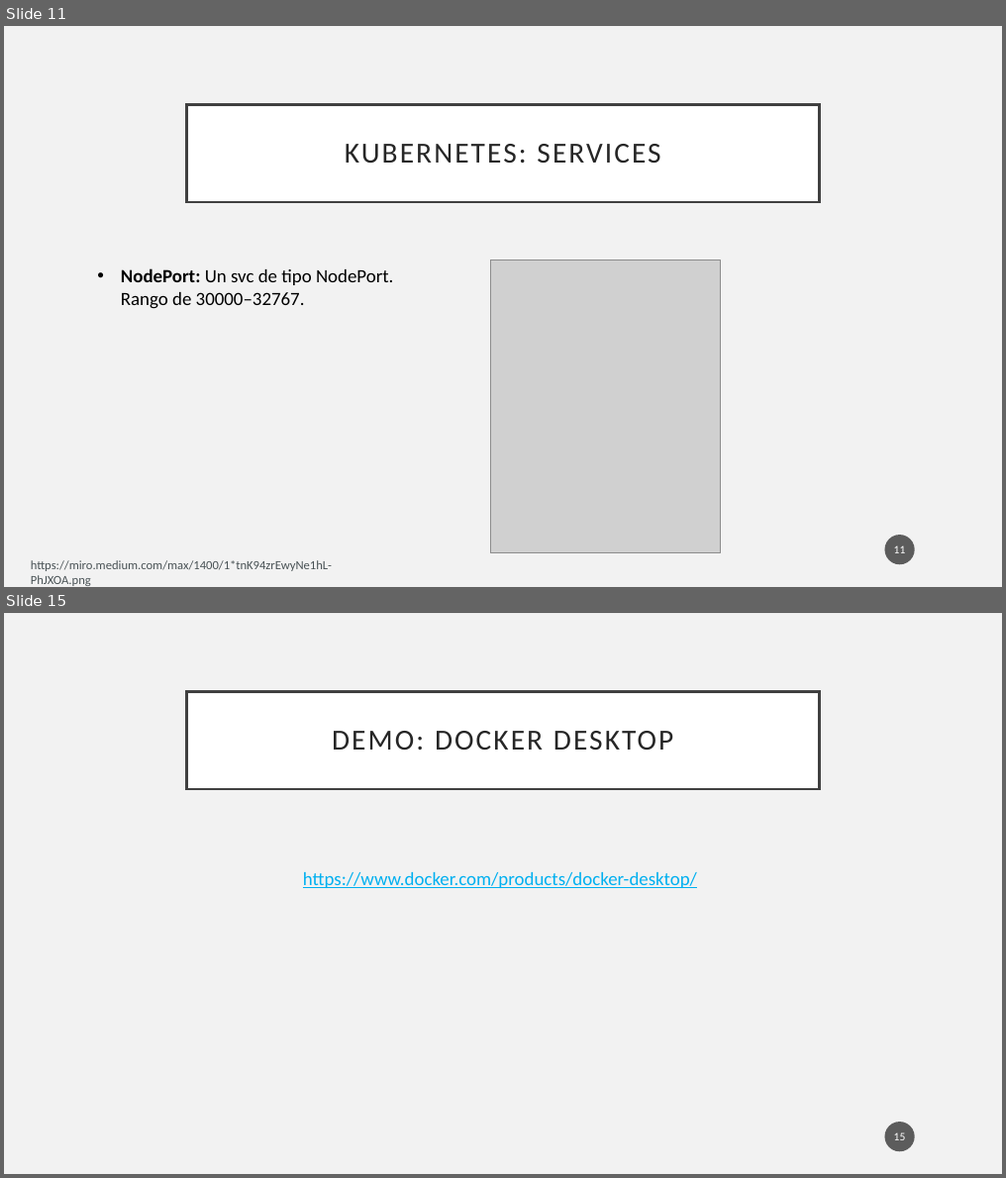
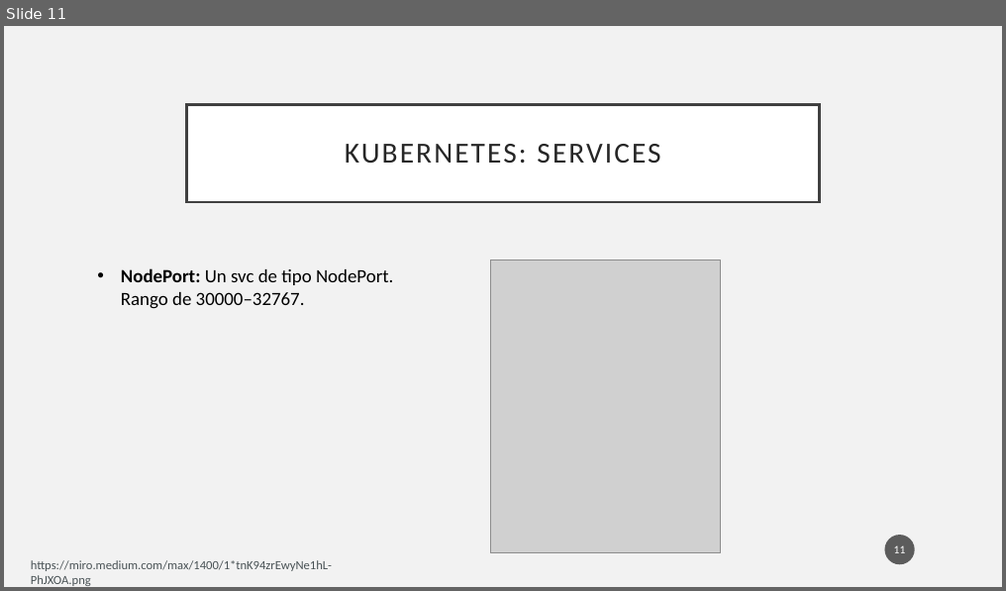
Before and after one commit to pablodevrzmz/python-docker-k8s-workshop, a slide deck: week 3/week_3.pptx. Shown one above the other, each under a label of ours: slides 11 and 15 before the commit, slide 11 after it; the slides between them are not shown. The pictures are 1006x1178 and 1006x591 pixels, drawn with LibreOffice and Linux fonts; fonts in the diff are those of the drawing; grey boxes stand for pictures. Boxes give left, top, right and bottom in pixels: in the first picture for what was removed or moved away, otherwise in the second. Text is boxed around its words. In the diff, an @@ line names an element or a change of style, - is before the commit and + after.

```diff
--- a/week 3/week_3.pptx
+++ b/week 3/week_3.pptx
@@ slide 15 removed at [4,613,1002,1174], background #F2F2F2 @@
@@ title removed at [187,691,819,789] @@
-DEMO: DOCKER DESKTOP
@@ text removed at [303,872,697,888] @@
-https://www.docker.com/products/docker-desktop/
@@ page number removed at [885,1122,915,1152] @@
-15
```
Also in this commit, not shown: 13 slides added, 26 other slides removed, 13 other files.
